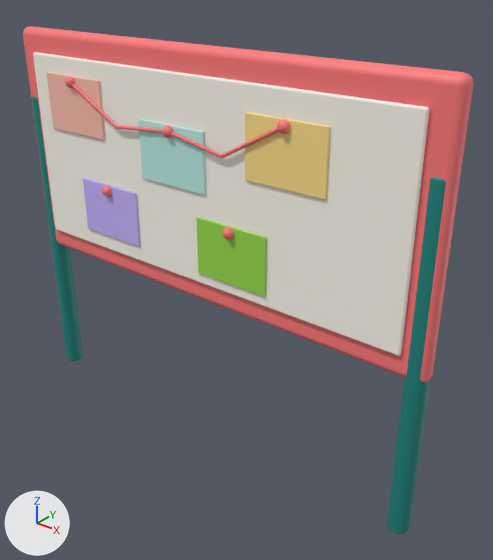
A saved change to the FBX model EvolutionShop/Assets/EvolutionShop/Resources/Art/GrowthKit/BenchPlanner.fbx.
The view is the same before and after, from a camera (50 mm lens) standing at (0.597, -0.53, 1.736) and looking at (-0.051, 0.28, 1.235). Every picture has the same lights, and +X, +Y and +Z are marked at lower left. The older version comes first. Where no turn or scale is listed for an object, it has been applied to the vertices. Vertices at exactly the same position are counted once.

Script lines for the objects in view, before the commit:
```python
me_cylinder_103 = bpy.data.meshes.new('Cylinder.103')
me_cylinder_103.from_pydata(...)  # 1586 vertices, 1586 faces; spans x -0.54..0.3, y 0.212..0.268, z 0.91..1.61
# faces by material slot: [172, 514, 150, 150, 150, 150, 150, 150]
me_cylinder_103.materials.append(mat_gk_tealdark)  # cyan #15867f
me_cylinder_103.materials.append(mat_gk_coral)  # red #ff7a7a
me_cylinder_103.materials.append(mat_gk_paper)  # white #fffbef
me_cylinder_103.materials.append(mat_gk_pebble3)  # yellow #ffe08a
me_cylinder_103.materials.append(mat_gk_pebble4)  # cyan #bdefe8
me_cylinder_103.materials.append(mat_gk_pebble1)  # beige #ffc1b0
me_cylinder_103.materials.append(mat_gk_pebble2)  # purple #c9b6ff
me_cylinder_103.materials.append(mat_gk_lime)  # green #9bdb4d
ob_benchplanner_mesh = bpy.data.objects.new('BenchPlanner mesh', me_cylinder_103)
ob_benchplanner_mesh.location = (0.0, 0.0, 0.0)
```
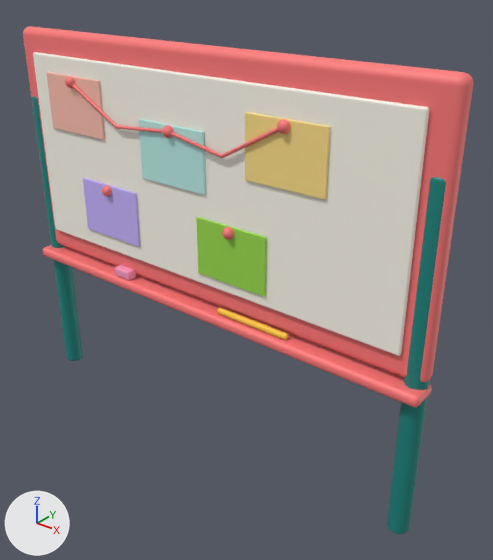
Where the change shows, as pixel boxes [x1, y1, x2, y2] in the pictures (493 x 560 px):
part 1 of me_cylinder_103, added
    after: [217, 308, 289, 340]
part 2 of me_cylinder_103, added
    after: [43, 245, 432, 407]
part 3 of me_cylinder_103, added
    after: [115, 265, 136, 280]

The change in detail:
Material 'GK_Pink' (mat_gk_pink) is new.
Its base color is (1.0, 0.342, 0.552) (pink #ff9ec4).
Material 'GK_Yellow' (mat_gk_yellow) is new.
Its base color is (1.0, 0.584, 0.0452) (yellow #ffc93c).
me_cylinder_103 is used by ob_benchplanner_mesh; location (0.0, 0.0, 0.0).
me_cylinder_103 had 1586 vertices, 1586 faces and spanned x -0.54..0.3, y 0.212..0.268, z 0.91..1.61.
me_cylinder_103 now has 2082 vertices, 2080 faces and spans x -0.54..0.3, y 0.212..0.268, z 0.91..1.61.
me_cylinder_103 part 1: a new loose piece of 192 vertices spanning x -0.07..0.07, y 0.225..0.235, z 1.185..1.197, in mat_gk_yellow (yellow #ffc93c).
me_cylinder_103 part 2: a new loose piece of 152 vertices spanning x -0.54..0.3, y 0.215..0.265, z 1.165..1.185, in mat_gk_coral (red #ff7a7a).
me_cylinder_103 part 3: a new loose piece of 152 vertices spanning x -0.32..-0.28, y 0.22..0.24, z 1.185..1.203, in mat_gk_pink (pink #ff9ec4).
me_cylinder_103 gains material mat_gk_yellow (yellow #ffc93c).
me_cylinder_103 gains material mat_gk_pink (pink #ff9ec4).
